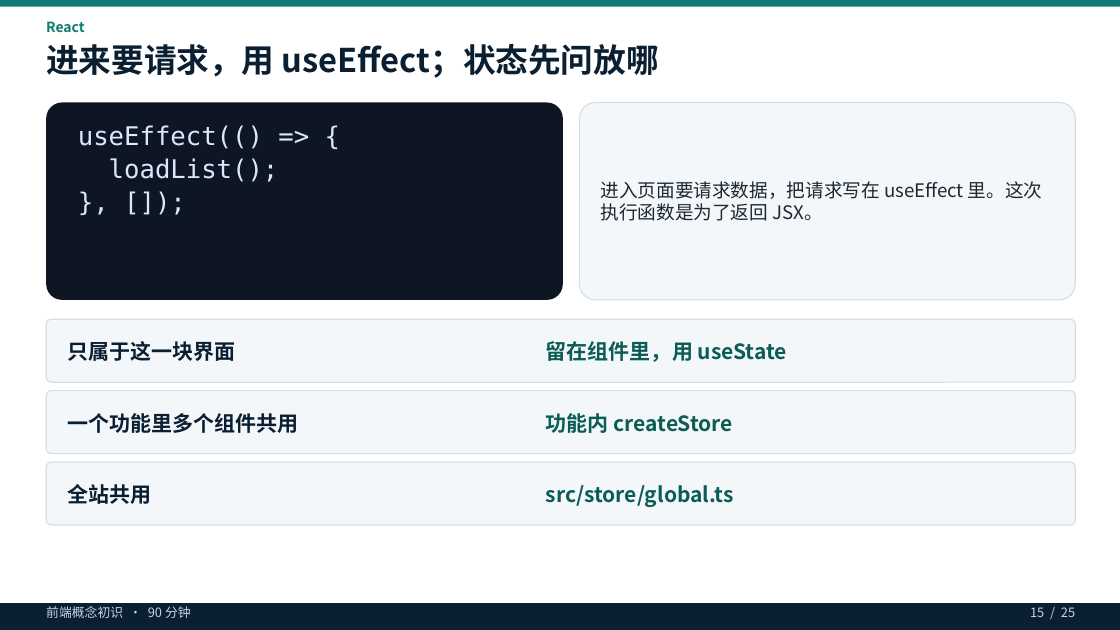
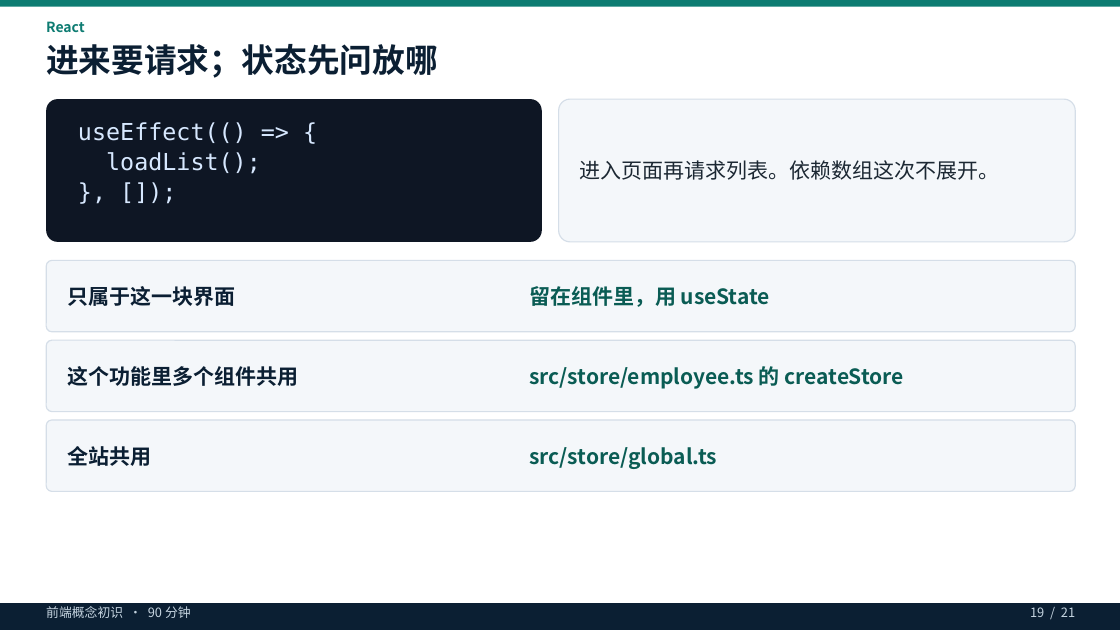
Before and after one commit to shangwanzheng/self-study, a slide deck: slide 19 of 前端概念初识.pptx (slide 13 before the commit). Drawn at 1120x630 pixels with LibreOffice and Linux fonts; fonts in the diff are those of the drawing. Boxes give left, top, right and bottom in pixels: in the first picture for what was removed or moved away, otherwise in the second. Text is boxed around its words. In the diff, an @@ line names an element or a change of style, - is before the commit and + after.

```diff
--- a/前端概念初识.pptx
+++ b/前端概念初识.pptx
@@ text at box(46, 44, 438, 78): text changed @@
-进来要请求，用 useEffect；状态先问放哪
+进来要请求；状态先问放哪
@@ rounded rectangle: place and size @@
-rounded rectangle at box(46, 103, 563, 300)
+rounded rectangle at box(46, 99, 542, 242)
@@ text "useEffect(() => {" at box(78, 122, 261, 174): size 22 to 20 pt @@
@@ rounded rectangle: place and size @@
-rounded rectangle at box(580, 103, 1075, 300)
+rounded rectangle at box(559, 99, 1075, 242)
@@ text at box(580, 160, 1000, 180): text changed; size 16 to 18 pt @@
-进入页面要请求数据，把请求写在 useEffect 里。这次执行函数是为了返回 JSX。
+进入页面再请求列表。依赖数组这次不展开。
@@ rounded rectangle: place and size @@
-rounded rectangle at box(46, 319, 1075, 382)
+rounded rectangle at box(46, 260, 1075, 332)
@@ text "只属于这一块界面": place and size @@
-text "只属于这一块界面" at box(67, 341, 235, 361)
+text "只属于这一块界面" at box(67, 286, 235, 306)
@@ text "留在组件里，用 useState": place and size @@
-text "留在组件里，用 useState" at box(546, 341, 787, 362)
+text "留在组件里，用 useState" at box(529, 286, 770, 307)
@@ rounded rectangle: place and size @@
-rounded rectangle at box(46, 391, 1075, 454)
+rounded rectangle at box(46, 340, 1075, 412)
@@ text at box(67, 366, 298, 386): text changed @@
-一个功能里多个组件共用
+这个功能里多个组件共用
@@ text at box(529, 366, 904, 389): text changed @@
-功能内 createStore
+src/store/employee.ts 的 createStore
@@ rounded rectangle: place and size @@
-rounded rectangle at box(46, 462, 1075, 525)
+rounded rectangle at box(46, 420, 1075, 492)
@@ text "全站共用": place and size @@
-text "全站共用" at box(67, 484, 151, 504)
+text "全站共用" at box(67, 446, 151, 466)
@@ text "src/store/global.ts": place and size @@
-text "src/store/global.ts" at box(546, 485, 734, 507)
+text "src/store/global.ts" at box(529, 447, 717, 469)
@@ text at box(1030, 607, 1075, 617): text changed @@
-15 / 25
+19 / 21
```
Also in this commit, not shown: 11 other slides changed, 9 slides added, 11 slides removed, 59 other files.
